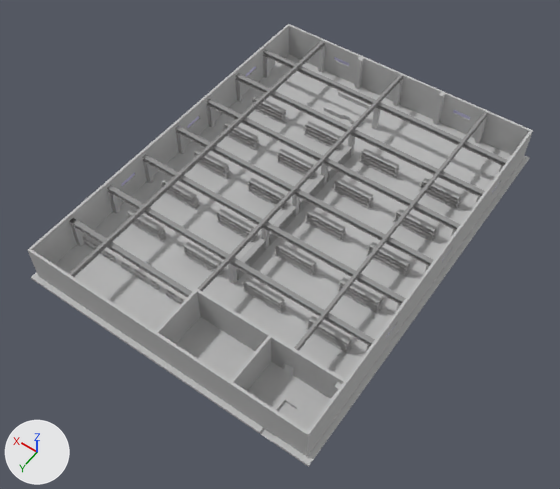
The Blender file Assets/Models/Toolshop/Toolshop.blend as it was, and as the next commit left it.
One viewpoint serves both versions: a 50 mm lens placed at (-55.0, 82.3, 116.7), pointed at (-1.4, 7.2, -1.3). Arrows for +X, +Y and +Z are at lower left; the lights stay in place.

In view in the first picture: 'Walls'.
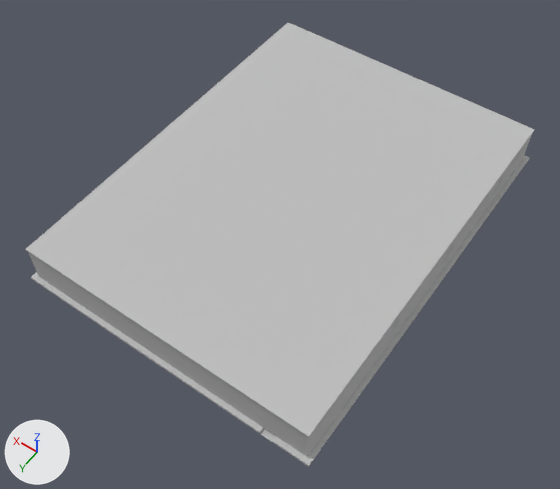
Pixel boxes [x1, y1, x2, y2] of what changed, in the pictures (560 x 489 px):
'Roof', shown: after [25, 22, 535, 437]
part 1 of me_cube, deleted: before [127, 91, 462, 353]

Diff of the bpy script that builds the scene:
```diff
--- a/Assets/Models/Toolshop/Toolshop.blend.py
+++ b/Assets/Models/Toolshop/Toolshop.blend.py
@@ me_cube @@
 # used by ob_walls; location = (0.0, 0.0, 0.0)
-me_cube.from_pydata(...)  # 6680 vertices, 6548 faces; spans x -31.0..31.0, y -41.0..41.0, z -0.5..8.0
+me_cube.from_pydata(...)  # 1208 vertices, 1128 faces; spans x -31.0..31.0, y -41.0..41.0, z -0.5..8.0
+# me_cube part 1: 26 loose pieces with 5472 vertices, spanning x -25.4..25.4, y -36.0..20.7, z 0.0..3.0, are deleted
 me_cube.materials.append(mat_walls)
-me_cube.materials.append(mat_shelves)  # grey #b1b1b1
 me_cube.materials.append(mat_metal)
@@ ob_roof @@
 ob_roof.location = (0.0, 0.0, 0.0)
-ob_roof.hide_set(True)
```
